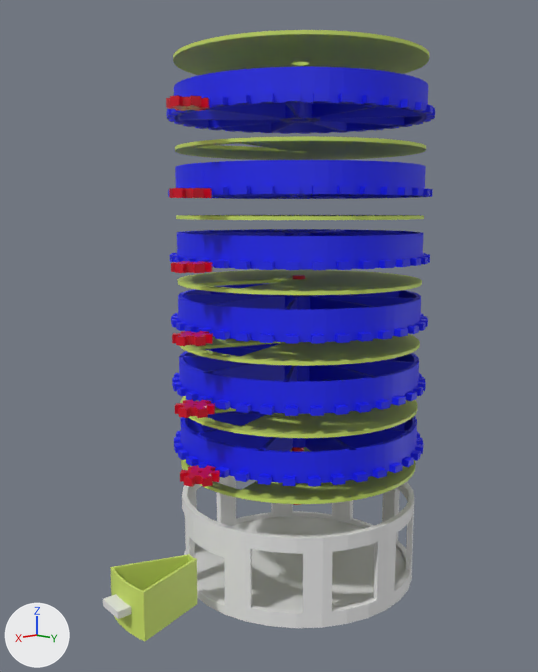
The Blender file hardware/cad/PillSafe_Design_SIZED.blend, before and after one commit.
One viewpoint serves both versions: a 50 mm camera at (427.0, 403.0, 132.0) aimed at (47.0, -8.0, 39.0). Arrows for +X, +Y and +Z are at lower left; the lights stay in place. The picture after the commit comes second.

Script lines for the objects in view, before the commit:
```python
ob_basepassthroughplate_1_001 = bpy.data.objects.new('BasePassThroughPlate_1.001', me_cylinder_094)
ob_basepassthroughplate_1_001.location = (12.9, -10.6, -19.2)
ob_basepassthroughplate_1_001.scale = (1.11, 1.11, 0.417)
ob_basepassthroughplate_3_001 = bpy.data.objects.new('BasePassThroughPlate_3.001', me_cylinder_096)
ob_basepassthroughplate_3_001.location = (12.9, -10.6, 78.7)
ob_basepassthroughplate_3_001.scale = (1.11, 1.11, 0.417)
ob_basepassthroughplate_4_001 = bpy.data.objects.new('BasePassThroughPlate_4.001', me_cylinder_097)
ob_basepassthroughplate_4_001.location = (12.9, -10.6, 127.6)
ob_basepassthroughplate_4_001.scale = (1.11, 1.11, 0.417)
ob_basepassthroughplate_5_001 = bpy.data.objects.new('BasePassThroughPlate_5.001', me_cylinder_098)
ob_basepassthroughplate_5_001.location = (12.9, -10.6, 177.8)
ob_basepassthroughplate_5_001.scale = (1.11, 1.11, 0.417)
ob_layercarousel_3_001 = bpy.data.objects.new('LayerCarousel_3.001', me_cylinder_102)
ob_layercarousel_3_001.location = (12.9, -10.6, 103.5)
ob_layercarousel_3_001.scale = (1.11, 1.11, 1.56)
ob_layercarousel_4_001 = bpy.data.objects.new('LayerCarousel_4.001', me_cylinder_103)
ob_layercarousel_4_001.location = (12.9, -10.6, 152.1)
ob_layercarousel_4_001.scale = (1.11, 1.11, 1.56)
ob_layercarousel_5_001 = bpy.data.objects.new('LayerCarousel_5.001', me_cylinder_104)
ob_layercarousel_5_001.location = (12.9, -10.6, 209.2)
ob_layercarousel_5_001.scale = (1.11, 1.11, 1.56)
ob_smallpinion_layer2_003 = bpy.data.objects.new('SmallPinion_Layer2.003', me_smallpinion_layer2_mesh_003)
ob_smallpinion_layer2_003.location = (124.9, 0.0, 95.2)
ob_smallpinion_layer2_003.scale = (0.424, 0.424, 0.806)
ob_smallpinion_layer2_004 = bpy.data.objects.new('SmallPinion_Layer2.004', me_smallpinion_layer2_mesh_004)
ob_smallpinion_layer2_004.location = (124.8, 0.2, 143.8)
ob_smallpinion_layer2_004.scale = (0.424, 0.424, 0.806)
# also in view: 'LayerCarousel_0.001' at (13.0, -11.0, -42.0); 'pill safe base' at (13.0, -11.0, -127.0); 'BasePassThroughPlate_2.001' at (13.0, -11.0, 31.0); 'LayerCarousel_1.001' at (13.0, -11.0, 8.0); 'BasePassThroughPlate_0.001' at (13.0, -11.0, -67.0)
```
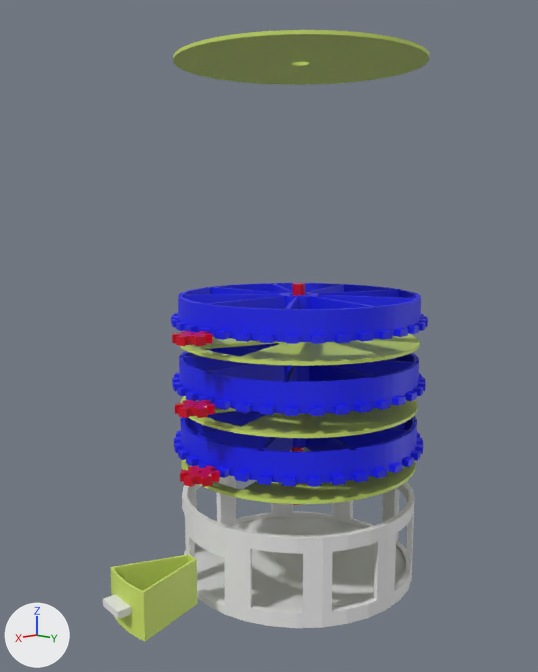
Diff of the bpy script that builds the scene:
```diff
--- a/hardware/cad/PillSafe_Design_SIZED.blend.py
+++ b/hardware/cad/PillSafe_Design_SIZED.blend.py
@@ me_cylinder_071 @@
 # used by ob_rod_001; location = (12.9, -10.6, -11.2); scale = (0.833, 0.833, 1.23)
-me_cylinder_071.from_pydata(...)  # 48 vertices, 26 faces; spans x -6.0..6.0, y -6.0..6.0, z -76.0..76.0
+me_cylinder_071.from_pydata(...)  # 48 vertices, 26 faces; spans x -6.0..6.0, y -6.0..6.0, z -76.0..71.0
+# me_cylinder_071 part 1: the whole mesh is scaled about its middle by (1, 1, 0.965), then moved by (0.0, 0.0, -3.0)
 me_cylinder_071.materials.append(mat_mat_steel)
@@ ob_basepassthroughplate_3_001 @@
-ob_basepassthroughplate_3_001 = bpy.data.objects.new('BasePassThroughPlate_3.001', me_cylinder_096)
-ob_basepassthroughplate_3_001.location = (12.9, -10.6, 78.7)
-ob_basepassthroughplate_3_001.scale = (1.11, 1.11, 0.417)
@@ ob_basepassthroughplate_4_001 @@
-ob_basepassthroughplate_4_001 = bpy.data.objects.new('BasePassThroughPlate_4.001', me_cylinder_097)
-ob_basepassthroughplate_4_001.location = (12.9, -10.6, 127.6)
-ob_basepassthroughplate_4_001.scale = (1.11, 1.11, 0.417)
@@ ob_basepassthroughplate_5_001 @@
-ob_basepassthroughplate_5_001 = bpy.data.objects.new('BasePassThroughPlate_5.001', me_cylinder_098)
-ob_basepassthroughplate_5_001.location = (12.9, -10.6, 177.8)
-ob_basepassthroughplate_5_001.scale = (1.11, 1.11, 0.417)
@@ ob_layercarousel_3_001 @@
-ob_layercarousel_3_001 = bpy.data.objects.new('LayerCarousel_3.001', me_cylinder_102)
-ob_layercarousel_3_001.location = (12.9, -10.6, 103.5)
-ob_layercarousel_3_001.scale = (1.11, 1.11, 1.56)
@@ ob_layercarousel_4_001 @@
-ob_layercarousel_4_001 = bpy.data.objects.new('LayerCarousel_4.001', me_cylinder_103)
-ob_layercarousel_4_001.location = (12.9, -10.6, 152.1)
-ob_layercarousel_4_001.scale = (1.11, 1.11, 1.56)
@@ ob_layercarousel_5_001 @@
-ob_layercarousel_5_001 = bpy.data.objects.new('LayerCarousel_5.001', me_cylinder_104)
-ob_layercarousel_5_001.location = (12.9, -10.6, 209.2)
-ob_layercarousel_5_001.scale = (1.11, 1.11, 1.56)
@@ ob_smallpinion_layer2_003 @@
-ob_smallpinion_layer2_003 = bpy.data.objects.new('SmallPinion_Layer2.003', me_smallpinion_layer2_mesh_003)
-ob_smallpinion_layer2_003.location = (124.9, 0.0, 95.2)
-ob_smallpinion_layer2_003.scale = (0.424, 0.424, 0.806)
@@ ob_smallpinion_layer2_004 @@
-ob_smallpinion_layer2_004 = bpy.data.objects.new('SmallPinion_Layer2.004', me_smallpinion_layer2_mesh_004)
-ob_smallpinion_layer2_004.location = (124.8, 0.2, 143.8)
-ob_smallpinion_layer2_004.scale = (0.424, 0.424, 0.806)
@@ ob_smallpinion_layer2_005 @@
-ob_smallpinion_layer2_005 = bpy.data.objects.new('SmallPinion_Layer2.005', me_smallpinion_layer2_mesh_005)
-ob_smallpinion_layer2_005.location = (125.0, -1.1, 200.9)
-ob_smallpinion_layer2_005.scale = (0.424, 0.424, 0.806)
```

Boxes (x1, y1, x2, y2) around the edits, measured in the pictures (538 x 672 px):
'LayerCarousel_5.001', deleted (blue): before (167, 66, 435, 134)
'LayerCarousel_3.001', deleted (blue): before (170, 229, 430, 270)
'LayerCarousel_4.001', deleted (blue): before (168, 160, 433, 199)
'BasePassThroughPlate_3.001', deleted (green): before (178, 269, 422, 295)
'BasePassThroughPlate_5.001', deleted (green): before (175, 136, 426, 160)
'BasePassThroughPlate_4.001', deleted (green): before (176, 215, 424, 220)
'SmallPinion_Layer2.005', deleted (red): before (166, 95, 210, 111)
'SmallPinion_Layer2.003', deleted (red): before (171, 261, 213, 273)
'SmallPinion_Layer2.004', deleted (red): before (169, 188, 212, 198)
'Rod.001', rescaled: before (292, 275, 305, 505); after (292, 283, 305, 505)
